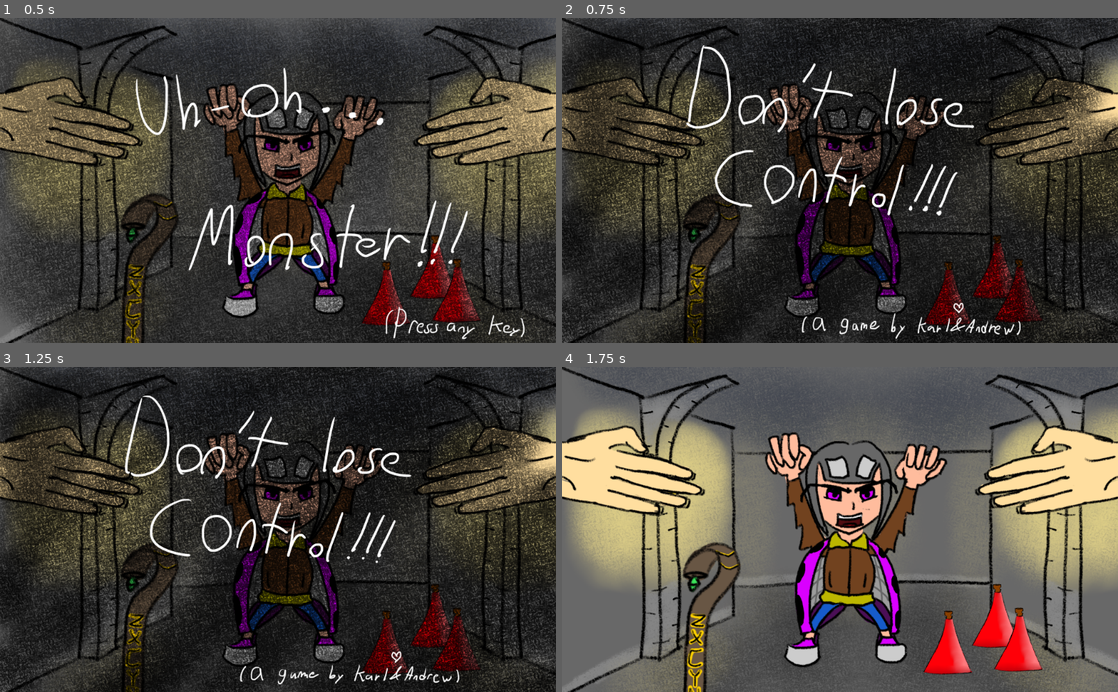
Above: before the commit, frames 1-4 (two rows, left to right).
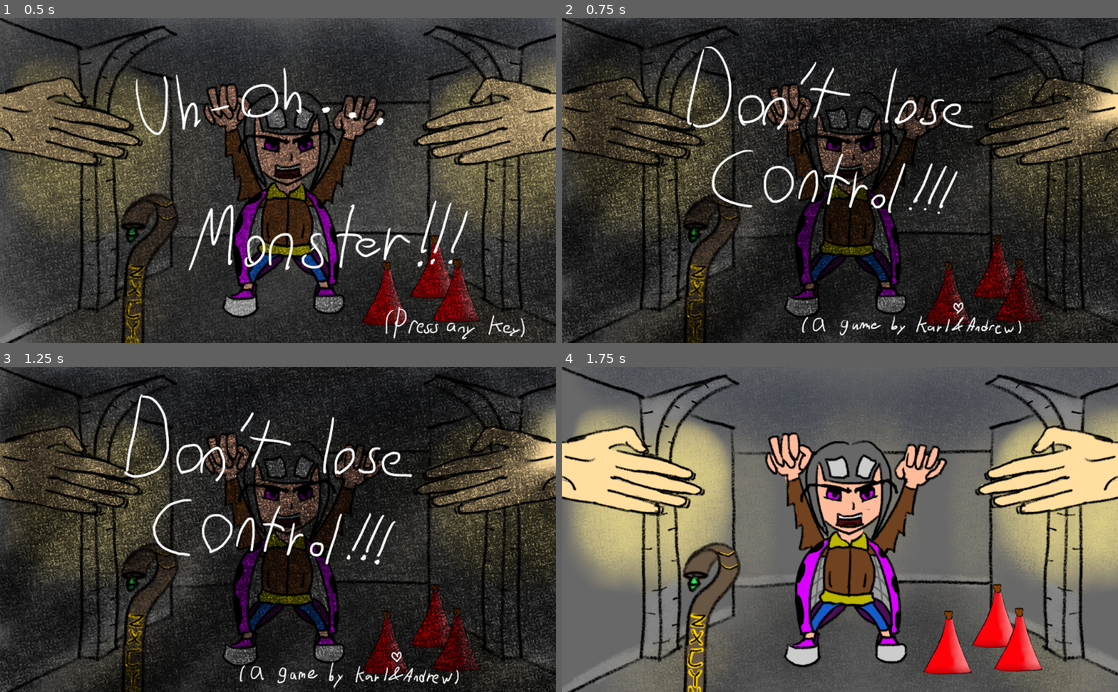
Above: after the commit, the same moments.

Repository: HumbleSolipsist/gmtk-hand-game
Game: Godot game, scene res://World.tscn
Same seed, same stepped clock (60 frames per second), same inputs: the game is played once before the commit and once after it.
Inputs (mouse positions are in pixels of both pictures, inside the frame that each line leads up to):
- Up to frame 1 (0.5 s): no input
- Up to frame 2 (0.75 s): tap Enter at 0.5 s; move the mouse to (962, 164) at 0.52 s; click (962, 164) at 0.67 s
- Up to frame 3 (1.25 s): no input
- Up to frame 4 (1.75 s): tap Space at 1.25 s; move the mouse to (728, 545) at 1.27 s; click (728, 545) at 1.42 s

Frame 1 is identical in both runs. In frame 2, 2.6% of the frame differs, in the area x 22-83%, y 8-99%; in frame 3, 2.6%; in frame 4, nothing differs.

Commit message:
added reset

Diff:
--- a/World.tscn
+++ b/World.tscn
@@ -171,6 +171,7 @@
 [node name="slide3" type="AnimatedSprite" parent="opening_screen"]
 visible = false
 frames = SubResource( 7 )
+frame = 1
 playing = true
 centered = false
 
--- a/end_screen.gd
+++ b/end_screen.gd
@@ -10,3 +10,8 @@
 		get_node("../bg_music").playing = false
 		get_node("./lose_sfx").playing = true
 		oneshot = true;
+
+func _input(ev):
+	if (ev is InputEventKey and ev.pressed) or (ev is InputEventMouseButton and ev.pressed):
+		if oneshot:
+			get_tree().reload_current_scene()
Binary file changed: assets/end1.png
Binary file changed: assets/end2.png
Binary file changed: assets/end3.png
Not shown, added: assets/end1.png~
Not shown, added: assets/end2.png~
Not shown, added: assets/end3.png~
Not shown, changed: assets/tilecards.kra
Not shown, changed: assets/tilecards.kra~
